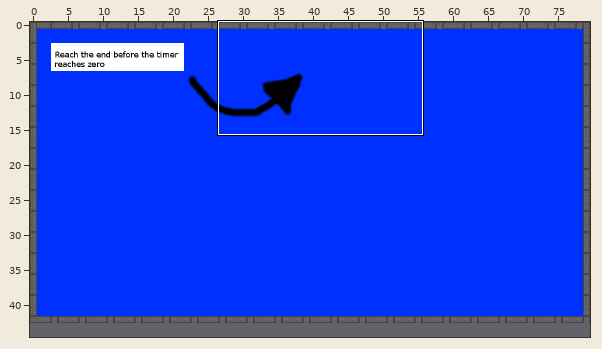
Tiled map: android/assets/levels/level2.tmx. The first picture is a wide view before the edit; the outline marks the close-up.
Close-up. Before the edit:
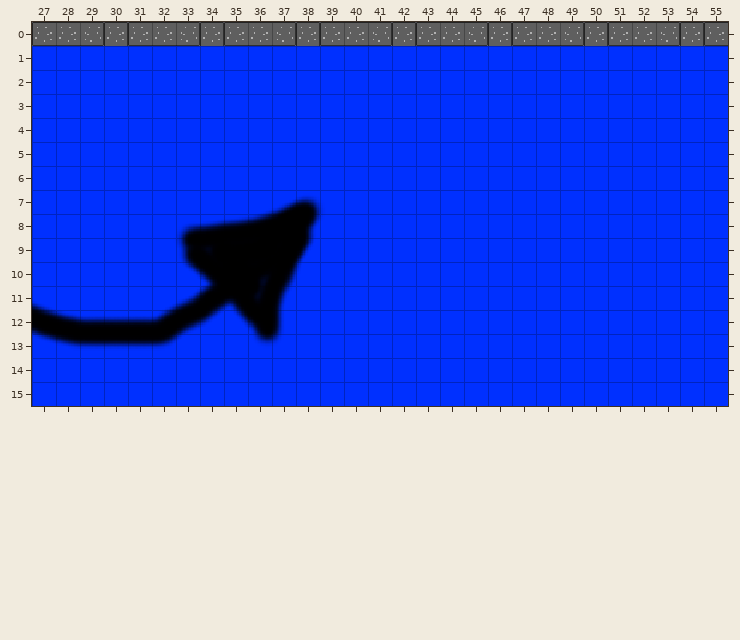
Cells are 16x16 px. Shown: x 27..55, y 0..15. The commit also changed other parts of the map, which this record leaves out.
After:
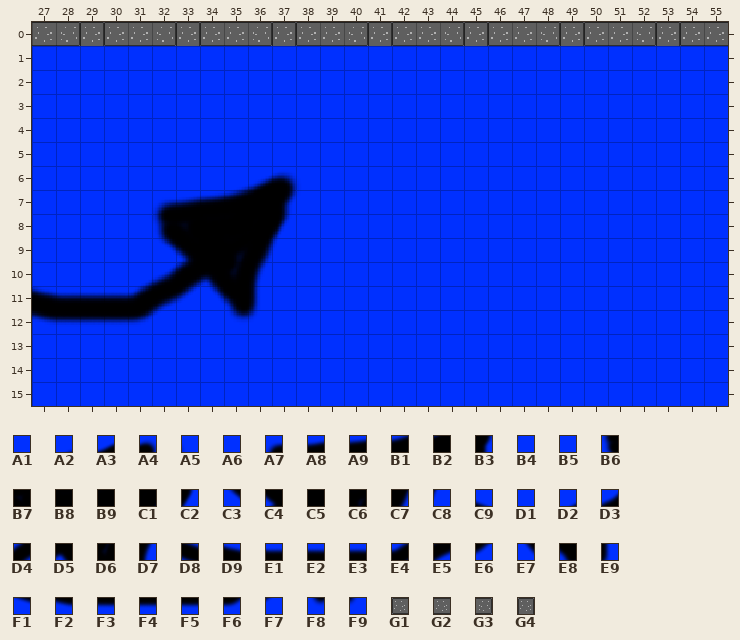
Key: from "arrow up": A1 1, A2 35, A3 36, A4 37, A5 38, A6 51, A7 52, A8 53, A9 54, B1 55, B2 56, B3 57, B4 58, B5 71, B6 72, B7 73, B8 74, B9 75, C1 76, C2 77, C3 92, C4 93, C5 94, C6 95, C7 96, C8 97, C9 106, D1 107, D2 111, D3 112, D4 113, D5 114, D6 115, D7 116, D8 126, D9 127, E1 128, E2 129, E3 130, E4 131, E5 132, E6 133, E7 134, E8 135, E9 136, F1 146, F2 147, F3 148, F4 149, F5 150, F6 151, F7 152, F8 155, F9 156; from "concrete": G1 4, G2 5, G3 6, G4 7.
__ is an empty cell.
Tiles replaced or removed in this view: A1, A2, A3, A4, A5, A6, A7, A8, A9, B1, B2, B3, B5, B6, B8, B9, C1, C2, C3, C4, C5, C6, C7, C8, C9, D1, D2, D3, D4, D5, D6, D7, D8, D9, E1, E2, E3, E4, E5, E6, E7, E8, E9, F1, F2, F3, F4, F5, F6, F7, F8, F9, G1, G2, G3, G4.
Change:
Changed rows in their new state; .. is an unchanged cell.
Layer "Tile Layer 1":
first column x 27:
 0 G2 G3 G4 G1 G2 G3 G4 G1 G2 G3 G4 G1 G2 G3 G4 G1 G2 G3 G4 G1 G2 G3 G4 G1 G2 G3 G4 G1 G2
first column x 27:
 6 .. .. .. .. .. .. .. .. A2 A3 A4 A5 ..
 7 .. .. .. .. .. A7 A8 A9 B1 B2 B3 B4 A1
 8 .. .. .. .. .. B6 B7 B8 B9 C1 C2 A1 ..
 9 .. .. .. .. .. C3 C4 .. C6 C7 C8 A1 ..
10 .. .. .. .. D2 D3 D4 D5 D6 D7 A1 A1 ..
11 D9 E1 E2 E3 E4 E5 E6 E7 E8 E9 A1 .. ..
12 F2 F3 F4 F5 F6 F7 A1 A1 F8 F9 A1 .. ..
13 A1 A1 A1 A1 A1 A1 A1 .. .. A1 A1 .. ..
Changed places in both close-ups, as pixel boxes (x1, y1, x2, y2):
changed: (32, 22, 705, 46)
changed: (32, 171, 325, 349)
